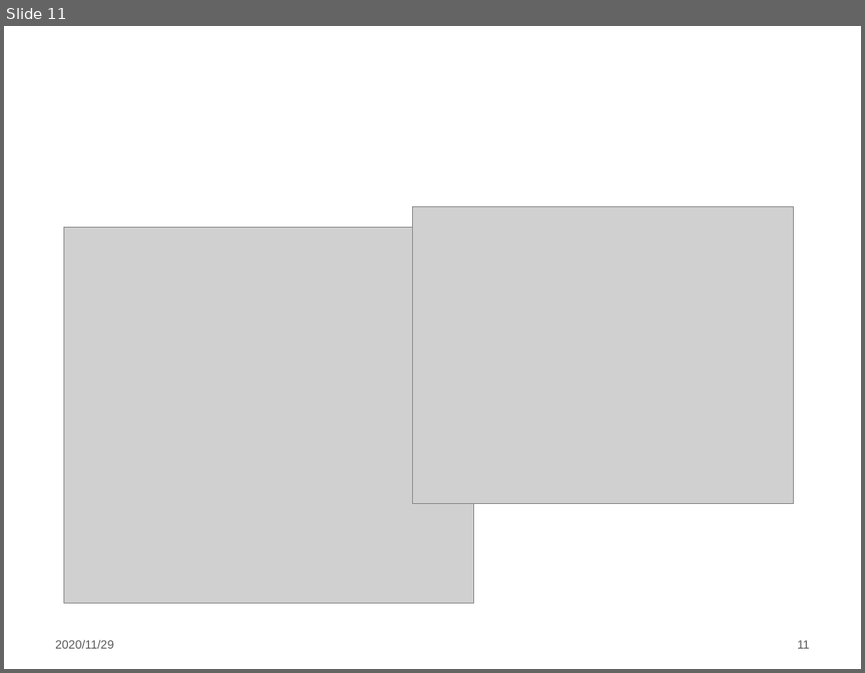
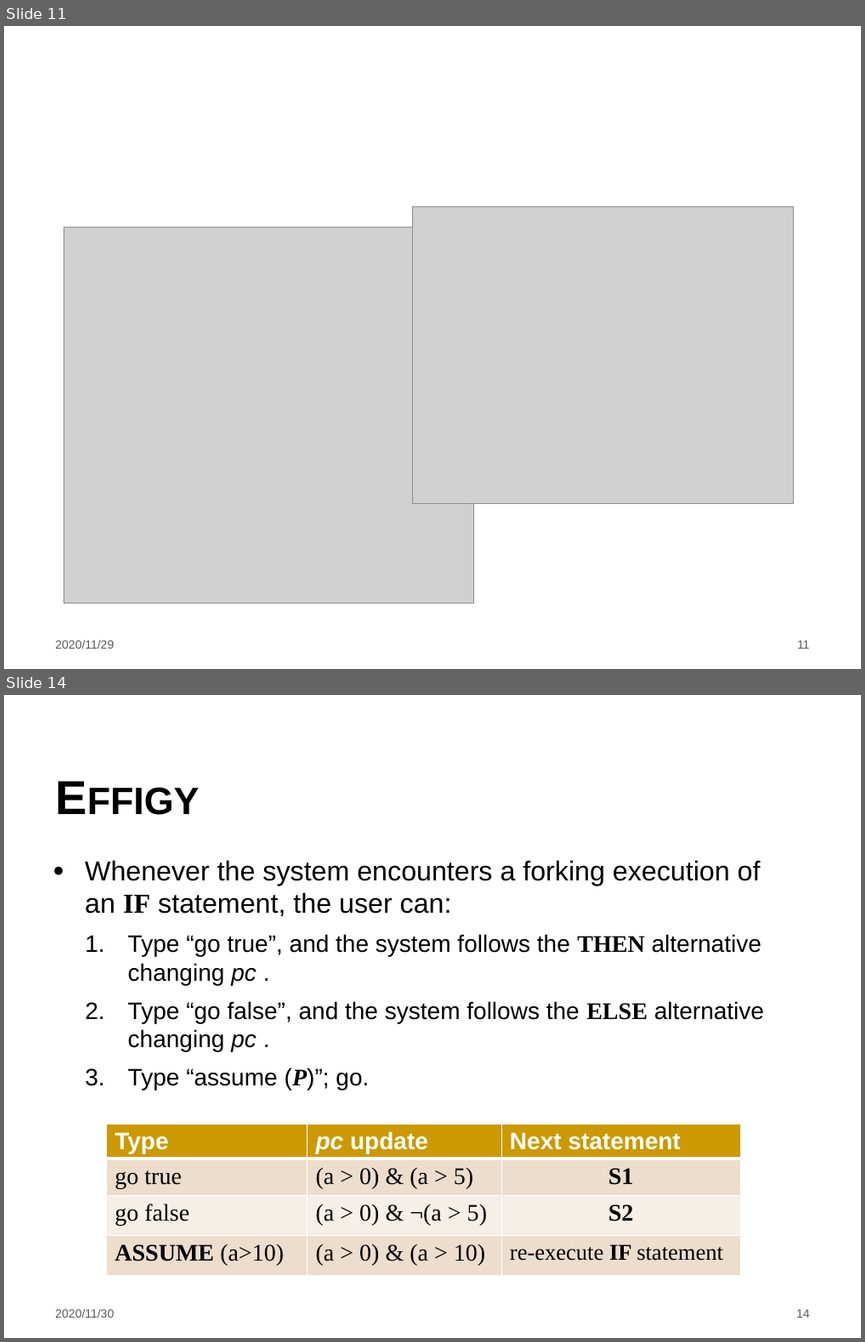
Before and after one commit to LintianShi/Research-Proposal, a slide deck: Symbolic_execution.pptx. Shown one above the other, each under a label of ours: slide 11 before the commit, slides 11 and 14 after it; the slides between them are not shown. The pictures are 865x673 and 865x1342 pixels, drawn with LibreOffice and Linux fonts; fonts in the diff are those of the drawing; grey boxes stand for pictures; background and template pictures are left out. Boxes give left, top, right and bottom in pixels: in the first picture for what was removed or moved away, otherwise in the second. Text is boxed around its words. In the diff, an @@ line names an element or a change of style, - is before the commit and + after.

Commit message:
effigy

```diff
--- a/Symbolic_execution.pptx
+++ b/Symbolic_execution.pptx
@@ slide 14 added at [4, 695, 861, 1338], background #FFFFFF @@
@@ title added at [46, 706, 754, 828], 40 pt, text #000000, bold, small capitals @@
+Effigy
@@ text added at [85, 860, 764, 1089], 20 pt, text #000000 @@
+● Whenever the system encounters a forking execution of an IF statement, the user can:
+  1. Type “go true”, and the system follows the THEN alternative changing pc .
+  2. Type “go false”, and the system follows the ELSE alternative changing pc .
+  3. Type “assume (P)”; go.
@@ table added at [107, 1123, 741, 1277], 4 rows, 3 columns @@
+Type | pc update | Next statement
+go true | (a > 0) & (a > 5) | S1
+go false | (a > 0) & ¬(a > 5) | S2
+ASSUME (a>10) | (a > 0) & (a > 10) | re-execute IF statement
@@ text added at [55, 1309, 114, 1317], 10 pt, text #595959 @@
+2020/11/30
@@ page number added at [796, 1309, 810, 1317], 10 pt, text #595959 @@
+14
```
Also in this commit, not shown: 2 slides changed, 4 other slides added.
